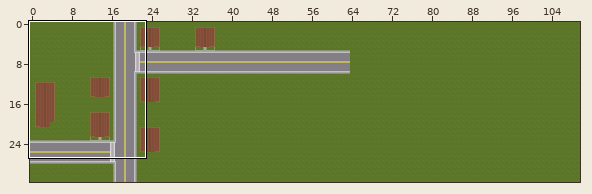
Two versions of a level (Tiled map, RAW/ludMap37.tmx). Above, an overview of the earlier version with the close-up marked.
Close-up. Earlier state:
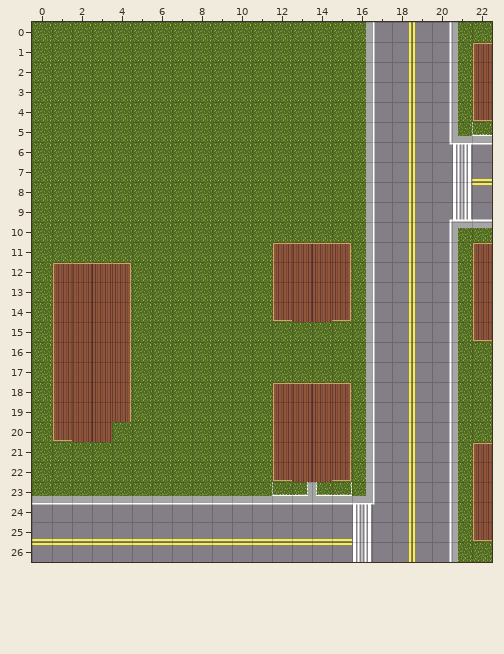
Cells are 32x32 px. Shown: x 0..22, y 0..26. The commit also changed other parts of the map, which this record leaves out. The old version is drawn lined up with the new one.
After the commit:
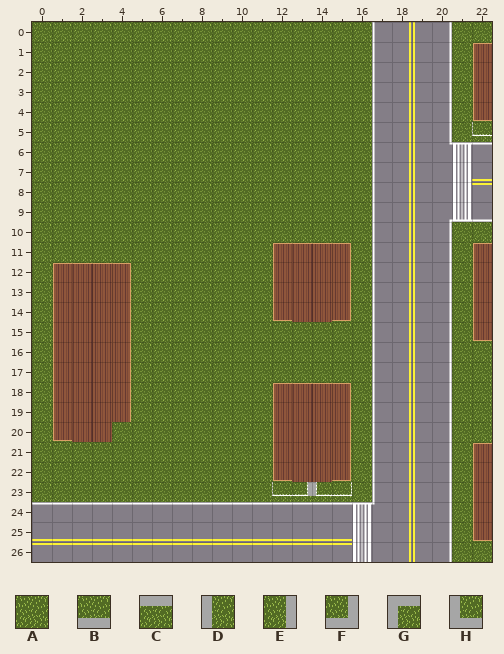
Key: from "Sprite-0002-sheet": A 0, B 1, C 2, D 3, E 4, F 5, G 7, H 8.
_ is an empty cell, . an unchanged one.
Edits made:
map size 128x32 -> 64x32 cells
--- layer "Ground"
@@ x 0..22 @@
- 0 ................E....D.
- 1 ................E....D.
- 2 ................E....D.
- 3 ................E....D.
- 4 ................E....D.
- 5 ................E....HB
- 6 ................E......
- 7 ................E......
- 8 ................E......
- 9 ................E......
-10 ................E....GC
-11 ................E....D.
-12 ................E....D.
-13 ................E....D.
-14 ................E....D.
-15 ................E....D.
-16 ................E....D.
-17 ................E....D.
-18 ................E....D.
-19 ................E....D.
-20 ................E....D.
-21 ................E....D.
-22 ................E....D.
-23 BBBBBBBBBBBBBBBBF....D.
-24 .....................D.
-25 .....................D.
-26 .....................D.
+ 0 ................A....A.
+ 1 ................A....A.
+ 2 ................A....A.
+ 3 ................A....A.
+ 4 ................A....A.
+ 5 ................A....AA
+ 6 ................A......
+ 7 ................A......
+ 8 ................A......
+ 9 ................A......
+10 ................A....AA
+11 ................A....A.
+12 ................A....A.
+13 ................A....A.
+14 ................A....A.
+15 ................A....A.
+16 ................A....A.
+17 ................A....A.
+18 ................A....A.
+19 ................A....A.
+20 ................A....A.
+21 ................A....A.
+22 ................A....A.
+23 AAAAAAAAAAAAAAAAA....A.
+24 .....................A.
+25 .....................A.
+26 .....................A.
